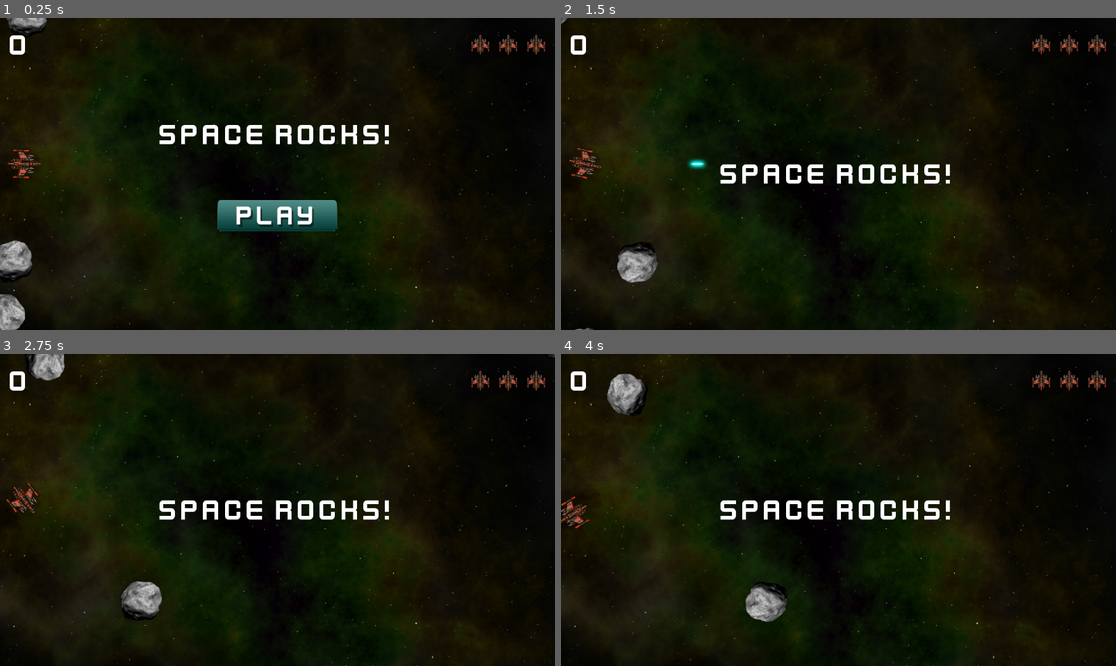
Above: before the commit, frames 1-4 (two rows, left to right).
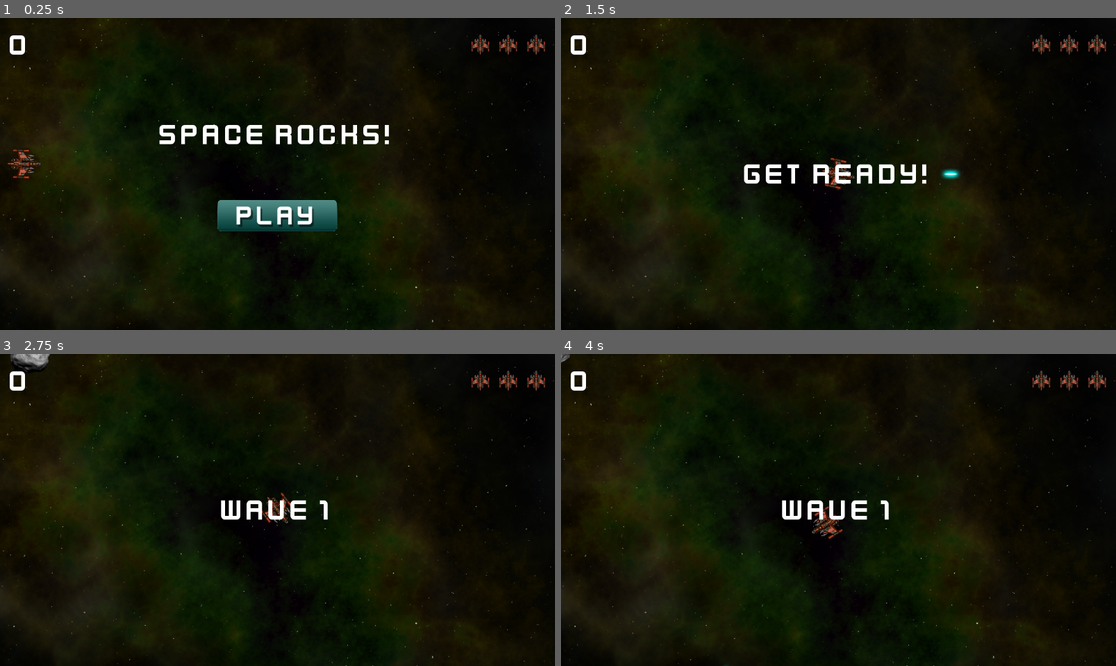
Above: after the commit, the same moments.

Repository: Soumik0906/Space-Rocks
Game: Godot game, scene res://scenes/main.tscn
The game is run twice, just before and just after one commit, with the same random seed, the same clock (stepped at 60 frames per second) and the same inputs.
Inputs (mouse positions are in pixels of both pictures, inside the frame that each line leads up to):
- Up to frame 1 (0.25 s): no input
- Up to frame 2 (1.5 s): click (838, 214) at 0.5 s; tap Enter at 1.25 s; move the mouse to (960, 158) at 1.27 s; hold D (rotate_right) from 1.28 s (still down); hold Space (shoot) from 1.28 s (still down); click (960, 158) at 1.42 s
- Up to frame 3 (2.75 s): move the mouse to (166, 525) at 2.02 s; release D (rotate_right) at 2.03 s; release Space (shoot) at 2.03 s; hold A (rotate_left) from 2.03 s (still down); tap Enter at 2.1 s
- Up to frame 4 (4 s): move the mouse to (894, 441) at 2.77 s; release A (rotate_left) at 2.78 s; hold D (rotate_right) 2.78-3.53 s; tap F at 2.85 s; move the mouse to (810, 572) at 3.52 s; hold W (thrust) from 3.53 s (still down); tap Space (shoot) at 3.6 s; click (810, 572) at 3.67 s

The runs differ from the first frame. In frame 1, 1.3% of the frame differs, in the area x 0-9%, y 0-100%; in frame 2, 2.4%; in frame 3, 2.9%; in frame 4, 3.2%, in the area x 0-71%, y 0-100%.

Commit message:
Add pause/resume feature and spaceship collision with rocks

Diff:
--- a/project.godot
+++ b/project.godot
@@ -14,6 +14,10 @@
 run/main_scene="uid://cd4x48ajcnffh"
 config/features=PackedStringArray("4.4", "Forward Plus")
 config/icon="res://icon.svg"
+
+[editor_plugins]
+
+enabled=PackedStringArray("res://addons/godot-vim/plugin.cfg")
 
 [input]
 
@@ -40,6 +44,11 @@
 "events": [Object(InputEventKey,"resource_local_to_scene":false,"resource_name":"","device":-1,"window_id":0,"alt_press …(191 unchanged characters)…
 ]
 }
+pause={
+"deadzone": 0.2,
+"events": [Object(InputEventKey,"resource_local_to_scene":false,"resource_name":"","device":-1,"window_id":0,"alt_pressed":false,"shift_pressed":false,"ctrl_pressed":false,"meta_pressed":false,"pressed":false,"keycode":0,"physical_keycode":80,"key_label":0,"unicode":112,"location":0,"echo":false,"script":null)
+]
+}
 
 [physics]
 
--- a/scenes/main.tscn
+++ b/scenes/main.tscn
@@ -12,6 +12,7 @@
 point_count = 5
 
 [node name="Main" type="Node"]
+process_mode = 3
 script = ExtResource("1_sugp2")
 
 [node name="Background" type="Sprite2D" parent="."]
@@ -27,3 +28,7 @@
 [node name="RockSpawn" type="PathFollow2D" parent="RockPath"]
 
 [node name="HUD" parent="." instance=ExtResource("4_jyhfs")]
+
+[connection signal="dead" from="Player" to="." method="game_over"]
+[connection signal="lives_changed" from="Player" to="HUD" method="update_lives"]
+[connection signal="start_game" from="HUD" to="." method="new_game"]
--- a/scenes/player.tscn
+++ b/scenes/player.tscn
@@ -1,12 +1,15 @@
-[gd_scene load_steps=4 format=3 uid="uid://s54g1af00e35"]
+[gd_scene load_steps=5 format=3 uid="uid://s54g1af00e35"]
 
 [ext_resource type="Texture2D" uid="uid://byjlamtq07vga" path="res://assets/player_ship.png" id="1_3vyb7"]
 [ext_resource type="Script" uid="uid://bs87nw36twbtb" path="res://scripts/player.gd" id="1_g2els"]
+[ext_resource type="PackedScene" uid="uid://dfe1npfai1u70" path="res://scenes/explosion.tscn" id="3_qhqgy"]
 
 [sub_resource type="CircleShape2D" id="CircleShape2D_3vyb7"]
 radius = 30.0
 
 [node name="Player" type="RigidBody2D"]
+contact_monitor = true
+max_contacts_reported = 1
 script = ExtResource("1_g2els")
 metadata/_edit_group_ = true
 
@@ -25,4 +28,13 @@
 one_shot = true
 autostart = true
 
+[node name="Explosion" parent="." instance=ExtResource("3_qhqgy")]
+visible = false
+
+[node name="InvulnerabilityTimer" type="Timer" parent="."]
+wait_time = 2.0
+one_shot = true
+
+[connection signal="body_entered" from="." to="." method="_on_body_entered"]
 [connection signal="timeout" from="GunCooldown" to="." method="_on_gun_cooldown_timeout"]
+[connection signal="timeout" from="InvulnerabilityTimer" to="." method="_on_invulnerability_timer_timeout"]
--- a/scripts/main.gd
+++ b/scripts/main.gd
@@ -12,9 +12,28 @@
 
 func _ready() -> void:
 	screen_size = get_viewport().get_visible_rect().size
-	for i in 3:
-		spawn_rock(3)
 
+
+func _process(delta: float) -> void:
+	if not playing:
+		return
+
+	if get_tree().get_nodes_in_group("rocks").is_empty():
+		new_level()
+
+
+func _input(event: InputEvent) -> void:
+	if event.is_action_pressed("pause"):
+		if not playing:
+			return
+		get_tree().paused = not get_tree().paused
+		var message: Label = $HUD/VBoxContainer/Message
+		if get_tree().paused:
+			message.text = "Paused"
+			message.show()
+		else:
+			message.text = ""
+			message.hide()
 
 func spawn_rock(size: int, pos=null, vel=null) -> void:
 	if pos == null:
@@ -41,12 +60,24 @@
 		spawn_rock(size - 1, new_pos, new_vel)
 
 
-func start_game() -> void:
+func new_game() -> void:
 	get_tree().call_group("rocks", "queue_free")
 	level = 0
 	score = 0
 	$HUD.update_score(score)
-	$HUD.show_message("Ger Ready!")
+	$HUD.show_message("Get Ready!")
 	$Player.reset()
 	await $HUD/Timer.timeout
 	playing = true
+
+
+func new_level() -> void:
+	level += 1
+	$HUD.show_message("Wave %s" % level)
+	for i in level:
+		spawn_rock(3)
+
+
+func game_over():
+	playing = false
+	$HUD.game_over()
--- a/scripts/player.gd
+++ b/scripts/player.gd
@@ -1,7 +1,12 @@
 extends RigidBody2D
+
+signal lives_changed
+signal dead
 
 @onready var cshape: CollisionShape2D = $CollisionShape2D
 @onready var gun_cooldown: Timer = $GunCooldown
+@onready var sprite_2d: Sprite2D = $Sprite2D
+@onready var invulnerability_timer: Timer = $InvulnerabilityTimer
 
 @export var engine_power: int = 500
 @export var spin_power: int = 8000
@@ -14,7 +19,17 @@
 var rotation_dir: float = 0.0
 var screen_size: Vector2
 var can_shoot: bool = true
+var reset_pos: bool = false
+var lives: int = 0:
+	set = set_lives
 
+func set_lives(value: int):
+	lives = value
+	lives_changed.emit(lives)
+	if lives <= 0:
+		change_state(DEAD)
+	else:
+		change_state(INVULNERABLE)
 
 func _ready() -> void:
 	change_state(ALIVE)
@@ -25,12 +40,19 @@
 	match new_state:
 		INIT:
 			cshape.set_deferred("disabled", true)
+			sprite_2d.modulate.a = 0.5
 		ALIVE:
 			cshape.set_deferred("disabled", false)
+			sprite_2d.modulate.a = 1.0
 		INVULNERABLE:
 			cshape.set_deferred("disabled", true)
+			sprite_2d.modulate.a = 0.5
+			invulnerability_timer.start()
 		DEAD:
 			cshape.set_deferred("disabled", true)
+			sprite_2d.hide()
+			linear_velocity = Vector2.ZERO
+			dead.emit()
 	state = new_state
 
 
@@ -61,6 +83,9 @@
 	xform.origin.x = wrapf(xform.origin.x, 0, screen_size.x)
 	xform.origin.y = wrapf(xform.origin.y, 0, screen_size.y)
 	physics_state.transform = xform
+	if reset_pos:
+		physics_state.transform.origin = screen_size / 2
+		reset_pos = false
 
 
 func shoot() -> void:
@@ -75,3 +100,28 @@
 
 func _on_gun_cooldown_timeout() -> void:
 	can_shoot = true
+
+
+func reset():
+	reset_pos = true
+	$Sprite2D.show()
+	lives = 3
+	change_state(ALIVE)
+
+
+func _on_invulnerability_timer_timeout() -> void:
+	change_state(ALIVE)
+
+
+func _on_body_entered(body: Node) -> void:
+	if body.is_in_group("rocks"):
+		body.explode()
+		lives -= 1
+		explode()
+
+
+func explode() -> void:
+	$Explosion.show()
+	$Explosion/AnimationPlayer.play("explosion")
+	await $Explosion/AnimationPlayer.animation_finished
+	$Explosion.hide()
Not shown, added: addons/godot-vim/godot-vim.gd
Not shown, added: addons/godot-vim/godot-vim.gd.uid
Not shown, added: addons/godot-vim/icon.svg
Not shown, added: addons/godot-vim/icon.svg.import
Not shown, added: addons/godot-vim/plugin.cfg
Not shown, added: LICENSE.md
Not shown, added: README.md
